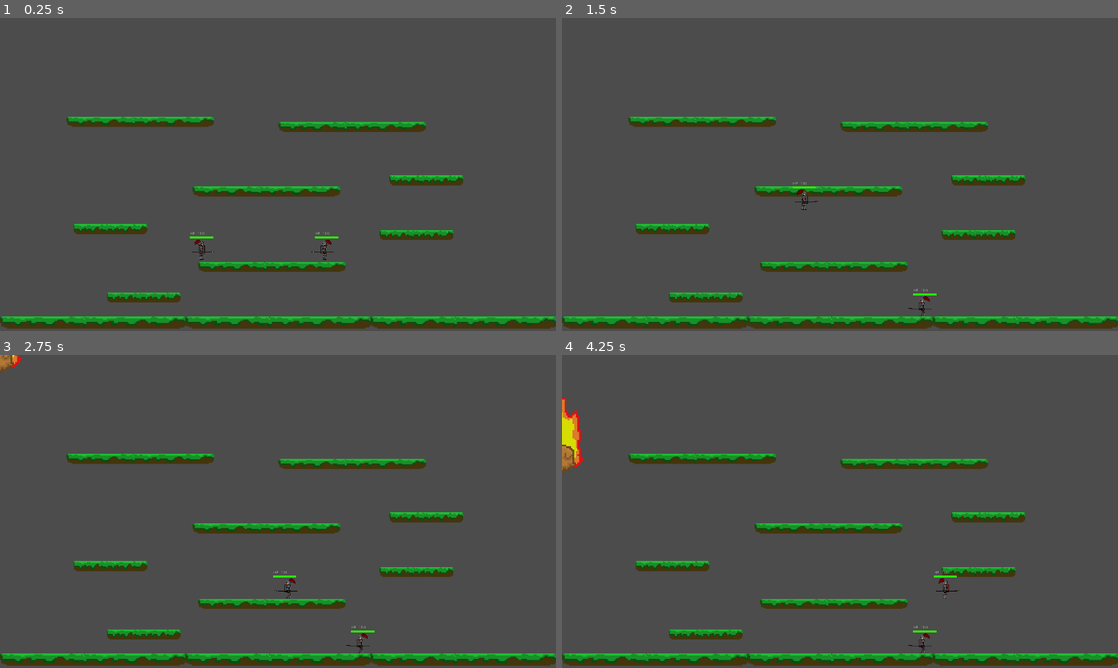
Above: before the commit, frames 1-4 (two rows, left to right).
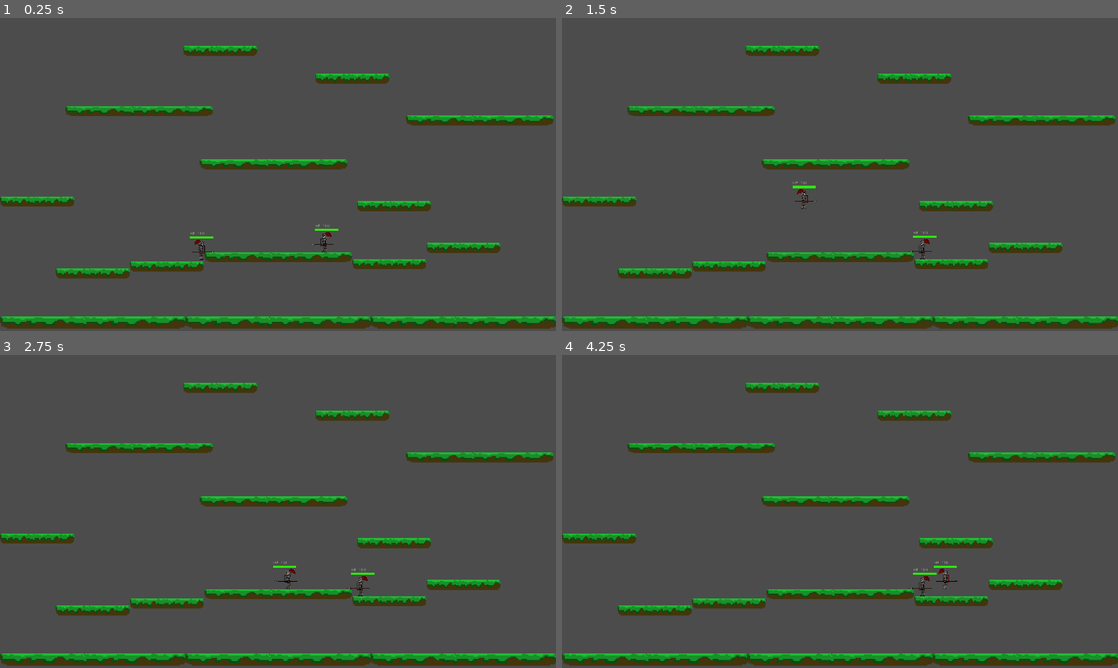
Above: after the commit, the same moments.

Repository: nicoletti-edu/Castle-Raiders
Game: Godot game, scene res://Node2D.tscn
Two runs of this game, one before a commit and one after it. Both use one fixed random seed, a clock stepped at 60 frames per second and the inputs below.
Inputs:
- Up to frame 1 (0.25 s): no input
- Up to frame 2 (1.5 s): tap Enter (P2 dash) at 0.5 s; hold E (P1 test) 0.53-1.28 s; hold D (P1 right) from 0.53 s (still down); tap W (P1 up) at 0.77 s; tap H (P1 attack) at 1.35 s
- Up to frame 3 (2.75 s): tap W (P1 up) at 1.52 s; tap E (P1 test) at 1.55, 2.3 s; release D (P1 right) at 2.03 s; hold A (P1 left) from 2.03 s (still down); hold K (P1 block) from 2.03 s (still down)
- Up to frame 4 (4.25 s): release A (P1 left) at 2.78 s; release K (P1 block) at 2.78 s; hold D (P1 right) from 2.78 s (still down); tap G (P1 dash) at 2.85 s; tap W (P1 up) at 3.02, 3.77 s; tap E (P1 test) at 3.05, 3.8 s; hold J (P1 strong attack) from 3.53 s (still down)

The runs differ from the first frame. In frame 1, 12% of the frame differs, in the area x 0-100%, y 8-91%; in frame 2, 12%; in frame 3, 12%; in frame 4, 13%, in the area x 0-100%, y 8-96%.

Commit message:
teste

Diff:
--- a/Cenario.gd
+++ b/Cenario.gd
@@ -1,24 +1,13 @@
 extends Node2D
 
 var rng = RandomNumberGenerator.new()
-var rng_meteoro = RandomNumberGenerator.new()
-
-onready var meteoros = preload("res://Meteoro.tscn")
-var meteoro = null
-var meteoro_cai = null
 
 func _ready():
 
 	rng.randomize()
-	var nmr_plataforma = rng.randi_range(1,2)
+	var nmr_plataforma = rng.randi_range(1,3)
 	var local_plataforma = "res://Plataformas"+ str(nmr_plataforma) +".tscn"
 	var plataforma_aleatoria = load(local_plataforma)
 
 	var plataforma = plataforma_aleatoria.instance()
 	self.add_child(plataforma)
-
-func _process(_delta):
-	meteoro_cai = rng_meteoro.randi_range(1,500)
-	if(meteoro_cai == 1):
-		meteoro = meteoros.instance()
-		self.add_child(meteoro)
--- a/Cenario.tscn
+++ b/Cenario.tscn
@@ -1,5 +1,6 @@
-[gd_scene load_steps=3 format=2]
+[gd_scene load_steps=4 format=2]
 
+[ext_resource path="res://Meteoros.tscn" type="PackedScene" id=1]
 [ext_resource path="res://plataforma_central.tscn" type="PackedScene" id=2]
 [ext_resource path="res://Cenario.gd" type="Script" id=4]
 
@@ -14,3 +15,5 @@
 
 [node name="plataforma_central3" parent="." instance=ExtResource( 2 )]
 position = Vector2( 1611.34, 1053.35 )
+
+[node name="Meteoros" parent="." instance=ExtResource( 1 )]
--- a/Meteoro.gd
+++ b/Meteoro.gd
@@ -1,5 +1,13 @@
 extends RigidBody2D
 
+func _ready():
+	set_contact_monitor(true)
+	set_max_contacts_reported(1)
+
+var colidingBodies = null
+
 func _process(delta):
-	if(get_colliding_bodies()):
-		print(get_colliding_bodies())
+	colidingBodies = get_colliding_bodies()
+	if(colidingBodies.size() > 0):
+		colidingBodies[0].queue_free()
+		self.queue_free()
--- /dev/null
+++ b/Meteoros.gd
@@ -0,0 +1,14 @@
+extends Node2D
+
+var rng_meteoro = RandomNumberGenerator.new()
+var rng_posicao_meteoro = RandomNumberGenerator.new()
+
+onready var meteoros = preload("res://Meteoro.tscn")
+var meteoro = null
+var meteoro_cai = null
+var local_meteoro = null
+func _process(_delta):
+	meteoro_cai = rng_meteoro.randi_range(1,500)
+	if(meteoro_cai == 1):
+		meteoro = meteoros.instance()
+		get_node("Spawn Meteoro {rng}".format({"rng":rng_posicao_meteoro.randi_range(1,11)})).add_child(meteoro)
--- /dev/null
+++ b/Meteoros.tscn
@@ -0,0 +1,38 @@
+[gd_scene load_steps=2 format=2]
+
+[ext_resource path="res://Meteoros.gd" type="Script" id=1]
+
+[node name="Meteoros" type="Node2D"]
+script = ExtResource( 1 )
+
+[node name="Spawn Meteoro 1" type="Node2D" parent="."]
+position = Vector2( 192, 0 )
+
+[node name="Spawn Meteoro 2" type="Node2D" parent="."]
+position = Vector2( 384, 0 )
+
+[node name="Spawn Meteoro 3" type="Node2D" parent="."]
+position = Vector2( 576, 0 )
+
+[node name="Spawn Meteoro 4" type="Node2D" parent="."]
+position = Vector2( 768, 0 )
+
+[node name="Spawn Meteoro 5" type="Node2D" parent="."]
+position = Vector2( 960, 0 )
+
+[node name="Spawn Meteoro 6" type="Node2D" parent="."]
+position = Vector2( 1152, 0 )
+
+[node name="Spawn Meteoro 7" type="Node2D" parent="."]
+position = Vector2( 1344, 0 )
+
+[node name="Spawn Meteoro 8" type="Node2D" parent="."]
+position = Vector2( 1536, 0 )
+
+[node name="Spawn Meteoro 9" type="Node2D" parent="."]
+position = Vector2( 1728, 0 )
+
+[node name="Spawn Meteoro 10" type="Node2D" parent="."]
+position = Vector2( 1920, 0 )
+
+[node name="Spawn Meteoro 11" type="Node2D" parent="."]
--- /dev/null
+++ b/Plataformas3.tscn
@@ -0,0 +1,43 @@
+[gd_scene load_steps=3 format=2]
+
+[ext_resource path="res://Plataforma Longa.tscn" type="PackedScene" id=1]
+[ext_resource path="res://Plataforma Curta.tscn" type="PackedScene" id=2]
+
+[node name="Node2D" type="Node2D"]
+position = Vector2( 0, 72 )
+
+[node name="RigidBody2D5" parent="." instance=ExtResource( 2 )]
+position = Vector2( 1360, 576 )
+
+[node name="Plataforma Longa2" parent="." instance=ExtResource( 1 )]
+position = Vector2( 944, 432 )
+
+[node name="Plataforma Longa3" parent="." instance=ExtResource( 1 )]
+position = Vector2( 480, 248 )
+
+[node name="RigidBody2D6" parent="." instance=ExtResource( 2 )]
+position = Vector2( 128, 560 )
+
+[node name="Plataforma Longa4" parent="." instance=ExtResource( 1 )]
+position = Vector2( 1656, 280 )
+
+[node name="RigidBody2D7" parent="." instance=ExtResource( 2 )]
+position = Vector2( 1216, 136 )
+
+[node name="RigidBody2D8" parent="." instance=ExtResource( 2 )]
+position = Vector2( 760, 40 )
+
+[node name="RigidBody2D2" parent="." instance=ExtResource( 2 )]
+position = Vector2( 576, 784 )
+
+[node name="Plataforma Longa" parent="." instance=ExtResource( 1 )]
+position = Vector2( 960, 752 )
+
+[node name="RigidBody2D3" parent="." instance=ExtResource( 2 )]
+position = Vector2( 1344, 776 )
+
+[node name="RigidBody2D4" parent="." instance=ExtResource( 2 )]
+position = Vector2( 1600, 720 )
+
+[node name="RigidBody2D" parent="." instance=ExtResource( 2 )]
+position = Vector2( 320, 808 )
--- a/Player.tscn
+++ b/Player.tscn
@@ -64,7 +64,7 @@
 position = Vector2( 0, 8 )
 enabled = true
 cast_to = Vector2( 70, -3 )
-collision_mask = 3
+collision_mask = 2
 
 [node name="ataque_forte" type="RayCast2D" parent="Player"]
 scale = Vector2( 1, 2 )
--- a/Player2.tscn
+++ b/Player2.tscn
@@ -54,7 +54,7 @@
 position = Vector2( 0, 8 )
 enabled = true
 cast_to = Vector2( -70, -3 )
-collision_mask = 3
+collision_mask = 2
 
 [node name="ataque_forte" type="RayCast2D" parent="Player2"]
 scale = Vector2( 1, 2 )
--- a/Resources/Scripts/KinematicBody2D.gd
+++ b/Resources/Scripts/KinematicBody2D.gd
@@ -89,14 +89,16 @@
 
 	get_node( "AnimatedSprite" ).set_flip_h( !looking )
 
+func drop():
+	position.y += 1
 
 func get_input():
 
 	if is_on_floor() and Input.is_action_just_pressed('P1 up'):
 		velocity.y = jump_speed
 
-	if Input.is_action_pressed("P1 test"):
-		i_frame = 1
+	if Input.is_action_just_pressed("P1 down"):
+		drop()
 
 	if Input.is_action_pressed("P1 right"):
 		velocity.x += run_speed
--- a/plataforma_aleatoria.tscn
+++ /dev/null
@@ -1,18 +0,0 @@
-[gd_scene load_steps=3 format=2]
-
-[ext_resource path="res://Resources/Images/plataforma.png" type="Texture" id=1]
-
-[sub_resource type="RectangleShape2D" id=1]
-extents = Vector2( 212.144, 19.5058 )
-
-[node name="plataforma_aleatoria" type="StaticBody2D"]
-position = Vector2( 1.66901, 1.03615 )
-
-[node name="CollisionShape2D" type="CollisionShape2D" parent="."]
-position = Vector2( -4.58674, 12.1658 )
-shape = SubResource( 1 )
-one_way_collision = true
-
-[node name="plataforma" type="Sprite" parent="."]
-position = Vector2( 0.783752, -6.43307 )
-texture = ExtResource( 1 )
--- a/plataforma_central.tscn
+++ b/plataforma_central.tscn
@@ -10,7 +10,6 @@
 [node name="CollisionShape2D" type="CollisionShape2D" parent="."]
 position = Vector2( -8, -8 )
 shape = SubResource( 1 )
-one_way_collision = true
 
 [node name="plataforma" type="Sprite" parent="."]
 position = Vector2( -3.8147e-06, -24 )
--- a/project.godot
+++ b/project.godot
@@ -89,6 +89,11 @@
 "events": [ Object(InputEventKey,"resource_local_to_scene":false,"resource_name":"","device":0,"alt":false,"shift":false,"control":false,"meta":false,"command":false,"pressed":false,"scancode":69,"unicode":0,"echo":false,"script":null)
  ]
 }
+"P1 down"={
+"deadzone": 0.5,
+"events": [ Object(InputEventKey,"resource_local_to_scene":false,"resource_name":"","device":0,"alt":false,"shift":false,"control":false,"meta":false,"command":false,"pressed":false,"scancode":83,"unicode":0,"echo":false,"script":null)
+ ]
+}
 
 [rendering]
 
Not shown, added: joguinho_2.exe
Not shown, added: joguinho_2.pck
